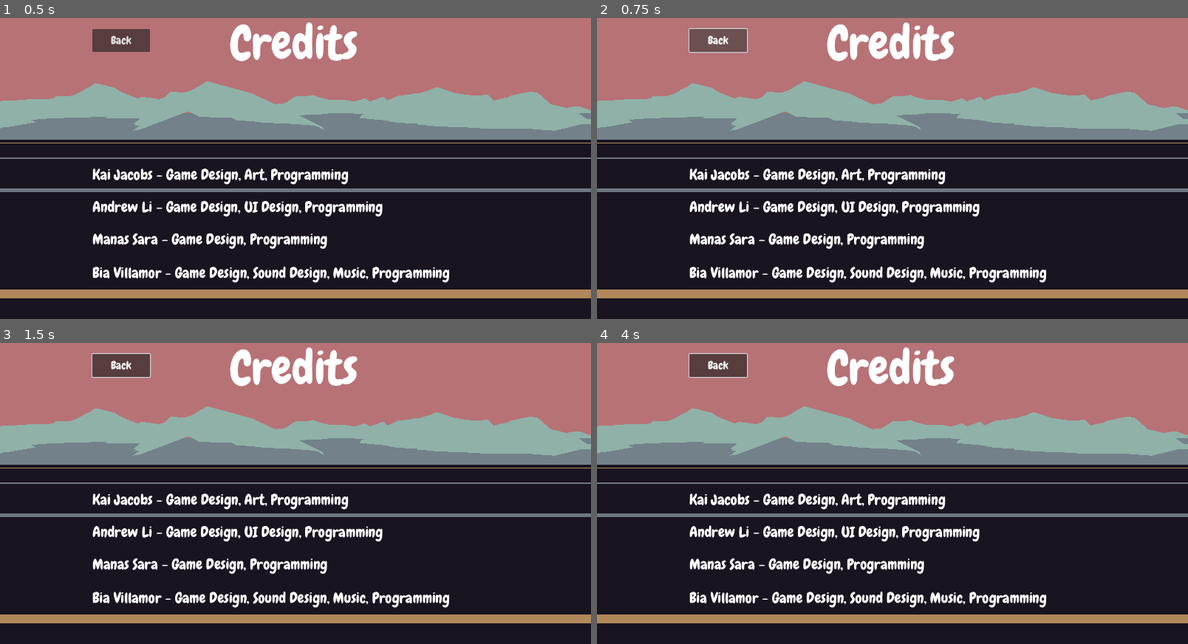
Above: before the commit, frames 1-4 (two rows, left to right).
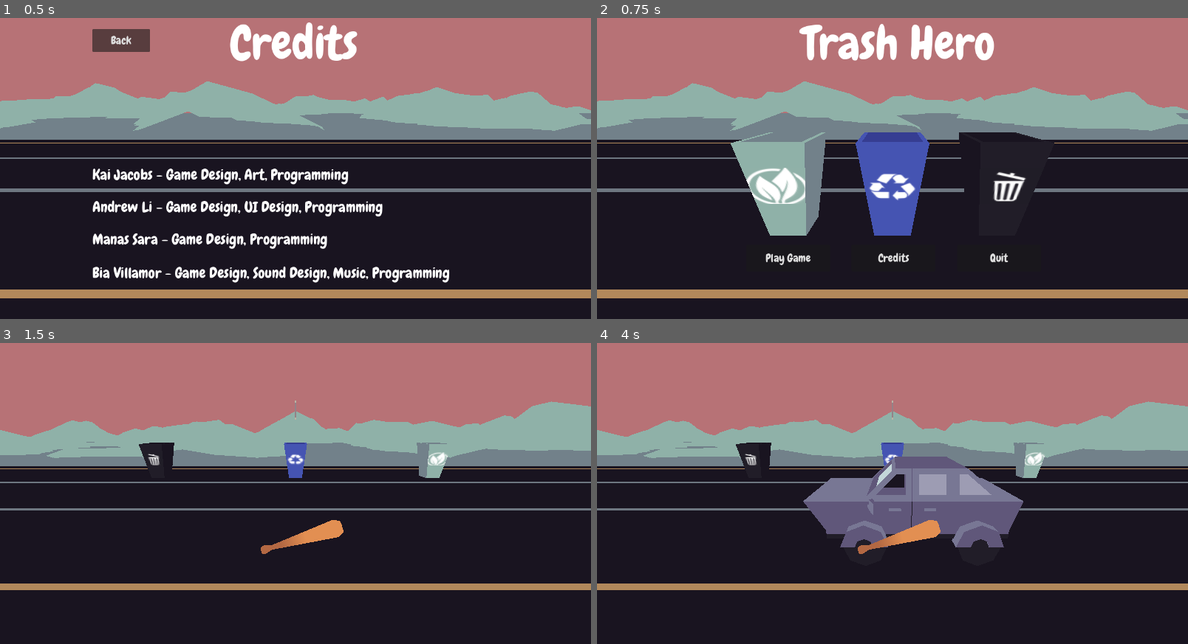
Above: after the commit, the same moments.

Repository: Manas701/SVCGameJam
Game: Godot game, scene res://scenes/credits.tscn
Same seed, same stepped clock (60 frames per second), same inputs: the game is played once before the commit and once after it. This scene is started directly instead of the project's main scene. Sound files missing from this copy of the repository are replaced by a short silence.
Inputs (mouse positions are in pixels of both pictures, inside the frame that each line leads up to):
- Up to frame 1 (0.5 s): no input
- Up to frame 2 (0.75 s): click "Back" at 0.5 s
- Up to frame 3 (1.5 s): click (189, 583) at 1.25 s, where only the run after the commit has a clickable "Play Game"
- Up to frame 4 (4 s): hold Right (select_right) 2.03-2.78 s; hold Left (select_left) 2.78-3.53 s; hold Right (select_right) from 3.53 s (still down)

Frame 1 is identical in both runs. In frame 2, 14% of the frame differs, in the area x 15-78%, y 1-88%; in frame 3, 22%; in frame 4, 27%, in the area x 0-100%, y 1-94%.

Commit message:
adding instructions scene

Diff:
--- a/scenes/credits ui.tscn
+++ b/scenes/credits ui.tscn
@@ -11,7 +11,19 @@
 grow_horizontal = 2
 grow_vertical = 2
 
+[node name="backButton" type="Button" parent="."]
+layout_mode = 0
+offset_left = 200.0
+offset_top = 91.0
+offset_right = 325.0
+offset_bottom = 141.0
+theme_override_fonts/font = ExtResource("1_t3ujt")
+theme_override_font_sizes/font_size = 24
+text = "Back"
+script = ExtResource("2_w82uv")
+
 [node name="Title" type="Label" parent="."]
+layout_mode = 0
 offset_left = 427.0
 offset_top = 58.0
 offset_right = 846.0
@@ -61,13 +73,4 @@
 theme_override_font_sizes/font_size = 32
 text = "Andrew Li - Game Design, UI Design, Programming"
 
-[node name="backButton" type="Button" parent="."]
-layout_mode = 0
-offset_left = 200.0
-offset_top = 91.0
-offset_right = 325.0
-offset_bottom = 141.0
-theme_override_fonts/font = ExtResource("1_t3ujt")
-theme_override_font_sizes/font_size = 24
-text = "Back"
-script = ExtResource("2_w82uv")
+[connection signal="pressed" from="backButton" to="backButton" method="_on_pressed"]
--- /dev/null
+++ b/scenes/instructions.tscn
@@ -0,0 +1,33 @@
+[gd_scene load_steps=6 format=3 uid="uid://cc25lrhtpd4ei"]
+
+[ext_resource type="PackedScene" uid="uid://e74xo05y6nei" path="res://prefabs/bin_recycle.tscn" id="1_4ssdq"]
+[ext_resource type="Script" path="res://assets/scripts/trash.gd" id="2_gaho7"]
+[ext_resource type="PackedScene" uid="uid://blrsu6t7na4pf" path="res://prefabs/bin_compost.tscn" id="3_ua8xh"]
+[ext_resource type="PackedScene" uid="uid://dcj2ftby2qt52" path="res://prefabs/bin_trash.tscn" id="4_86s0v"]
+[ext_resource type="PackedScene" path="res://prefabs/street_environment.tscn" id="11_qq8u4"]
+
+[node name="manasScene" type="Node3D"]
+
+[node name="Camera3D" type="Camera3D" parent="."]
+transform = Transform3D(1, 0, 0, 0, 0.97381, 0.227365, 0, -0.227365, 0.97381, 0, 1.44543, 1.33061)
+
+[node name="OmniLight3D" type="OmniLight3D" parent="."]
+visible = false
+
+[node name="Bin_Recycle" parent="." instance=ExtResource("1_4ssdq")]
+transform = Transform3D(1, 0, 0, 0, 1, 0, 0, 0, 1, 0, 0, -5)
+script = ExtResource("2_gaho7")
+trash_type = "Recycling"
+
+[node name="Bin_Compost" parent="." instance=ExtResource("3_ua8xh")]
+transform = Transform3D(1, 0, 0, 0, 1, 0, 0, 0, 1, 4, 0, -5)
+script = ExtResource("2_gaho7")
+trash_type = "Compost"
+
+[node name="Bin_Trash" parent="." instance=ExtResource("4_86s0v")]
+transform = Transform3D(1, 0, 0, 0, 1, 0, 0, 0, 1, -4, 0, -5)
+script = ExtResource("2_gaho7")
+trash_type = "Trash"
+
+[node name="street_environment" parent="." instance=ExtResource("11_qq8u4")]
+transform = Transform3D(-3.49691e-08, 0, 0.8, 0, 0.8, 0, -0.8, 0, -3.49691e-08, 0, -0.724239, -5.68252)
Not shown: 1 places in scenes/opening.tscn that only renumber resources
